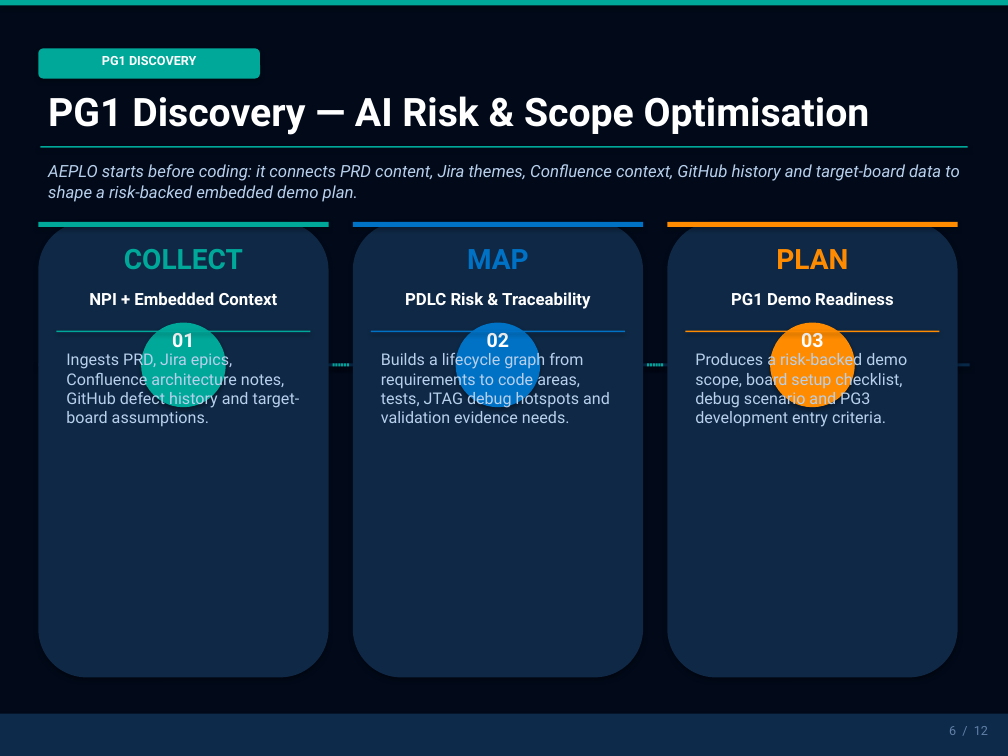
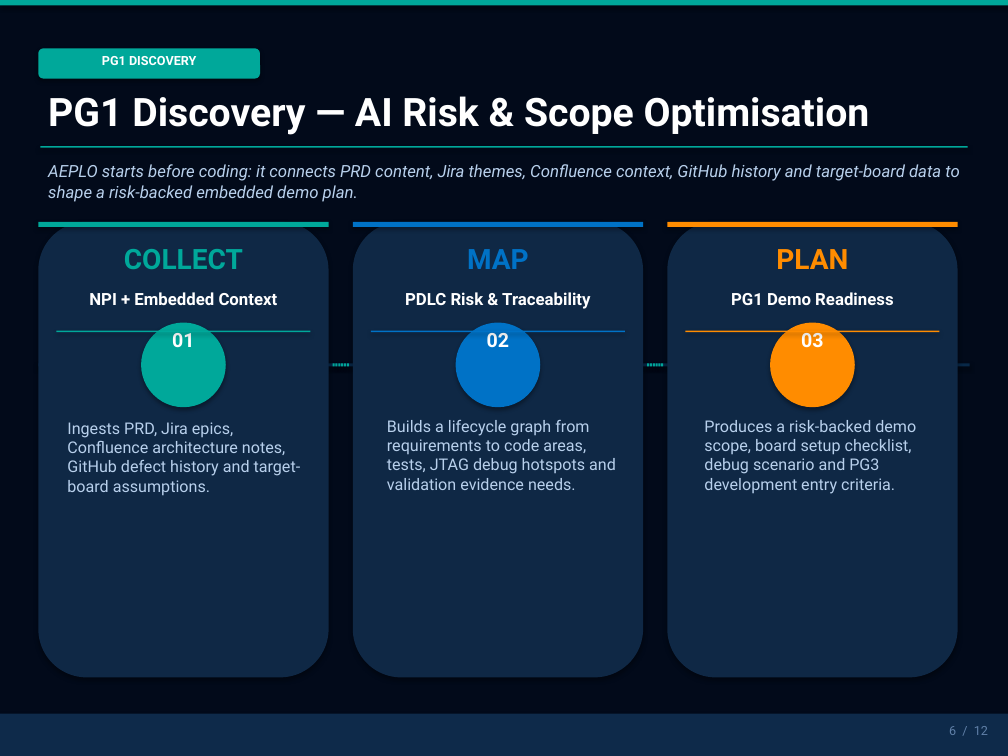
Before and after one commit to shyamnexus/HON_PPT, a slide deck: slide 6 of AI-Driven Embedded Product Lifecycle OrchestratorV5.pptx. Drawn at 1008x756 pixels with LibreOffice and Linux fonts; fonts in the diff are those of the drawing. Boxes give left, top, right and bottom in pixels: in the first picture for what was removed or moved away, otherwise in the second. Text is boxed around its words. In the diff, an @@ line names an element or a change of style, - is before the commit and + after.

```diff
--- a/AI-Driven Embedded Product Lifecycle OrchestratorV5.pptx
+++ b/AI-Driven Embedded Product Lifecycle OrchestratorV5.pptx
@@ text "Ingests PRD, Jira epics, Confluence ...": place and size @@
-text "Ingests PRD, Jira epics, Confluence ..." at bbox=[66, 351, 300, 426]
+text "Ingests PRD, Jira epics, Confluence ..." at bbox=[67, 422, 301, 495]
@@ text "Builds a lifecycle graph from ...": place and size @@
-text "Builds a lifecycle graph from ..." at bbox=[381, 351, 610, 423]
+text "Builds a lifecycle graph from ..." at bbox=[387, 420, 616, 490]
@@ text "Produces a risk-backed demo scope, ...": place and size @@
-text "Produces a risk-backed demo scope, ..." at bbox=[695, 351, 907, 427]
+text "Produces a risk-backed demo scope, ..." at bbox=[704, 420, 916, 494]
```
Also in this commit, not shown: 3 other slides changed.
